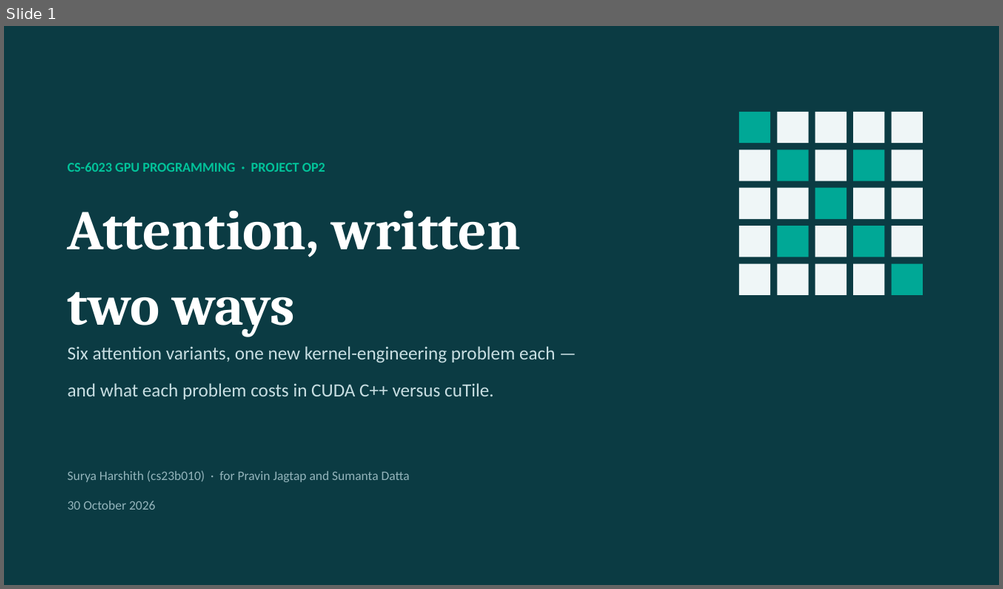
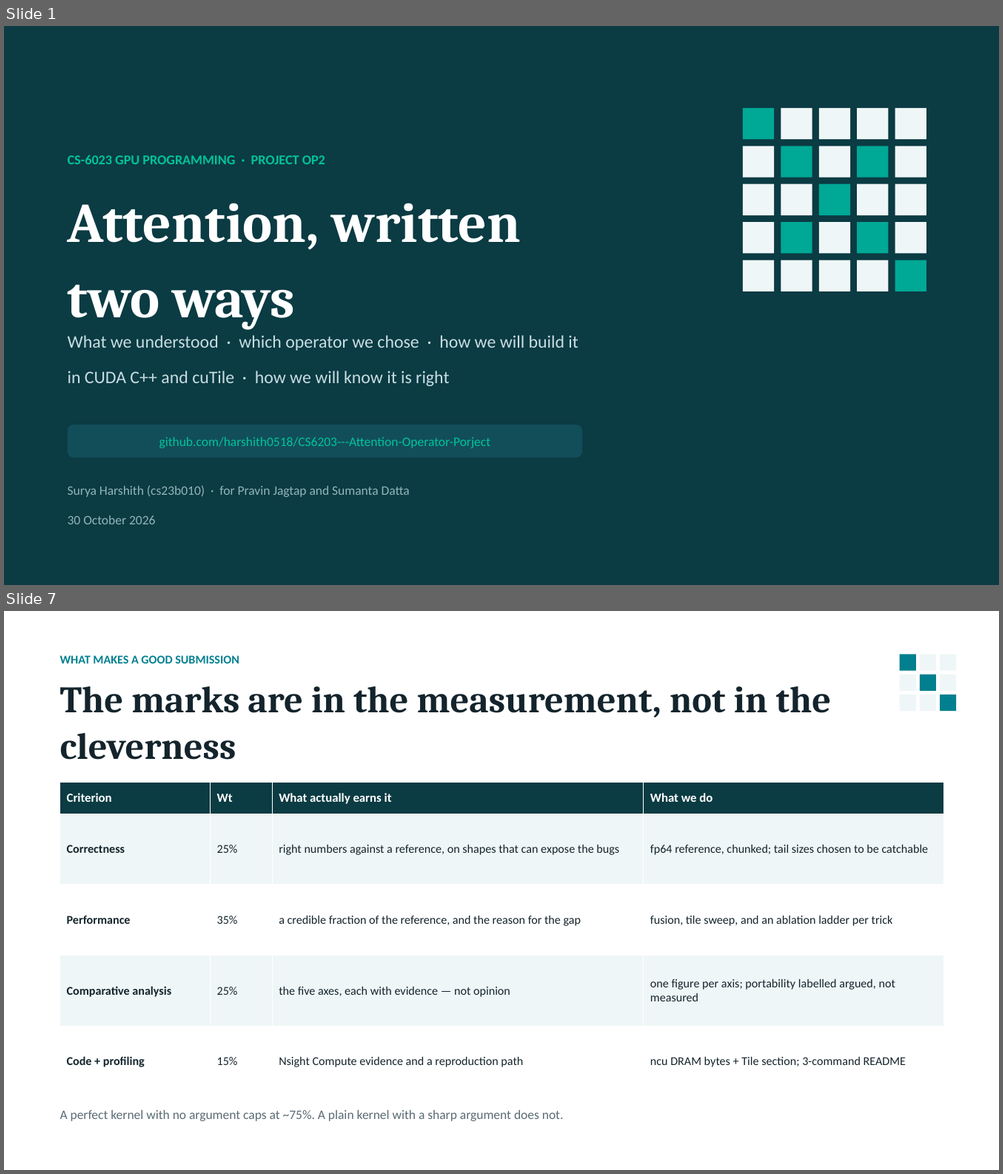
Before and after one commit to harshith0518/CS6203---Attention-Operator-Porject, a slide deck: docs/op2-attention-slides.pptx. Shown one above the other, each under a label of ours: slide 1 before the commit, slides 1 and 7 after it; the slides between them are not shown. The pictures are 1003x589 and 1003x1174 pixels, drawn with LibreOffice and Linux fonts; fonts in the diff are those of the drawing. Boxes give left, top, right and bottom in pixels: in the first picture for what was removed or moved away, otherwise in the second. Text is boxed around its words. In the diff, an @@ line names an element or a change of style, - is before the commit and + after.

```diff
--- a/docs/op2-attention-slides.pptx
+++ b/docs/op2-attention-slides.pptx
@@ slide 7 added at <box>4,611,999,1170</box>, background #FFFFFF @@
@@ rectangle added at <box>899,654,916,671</box>, fill #028090 @@
@@ rectangle added at <box>919,654,936,671</box>, fill #EFF6F7 @@
@@ rectangle added at <box>939,654,956,671</box>, fill #EFF6F7 @@
@@ text added at <box>60,655,239,664</box>, 11.5 pt, text #028090, bold @@
+WHAT MAKES A GOOD SUBMISSION
@@ rectangle added at <box>899,675,916,691</box>, fill #EFF6F7 @@
@@ rectangle added at <box>919,675,936,691</box>, fill #028090 @@
@@ rectangle added at <box>939,675,956,691</box>, fill #EFF6F7 @@
@@ text added at <box>60,686,831,760</box>, 36 pt, text #14242C, bold @@
+The marks are in the measurement, not in the cleverness
@@ rectangle added at <box>899,695,916,711</box>, fill #EFF6F7 @@
@@ rectangle added at <box>919,695,936,711</box>, fill #EFF6F7 @@
@@ rectangle added at <box>939,695,956,711</box>, fill #028090 @@
@@ table added at <box>60,783,944,1097</box>, 5 rows, 4 columns @@
+Criterion | Wt | What actually earns it | What we do
+Correctness | 25% | right numbers against a reference, on shapes that can expose the bugs | fp64 reference, chunked; tail sizes chosen to be catchable
+Performance | 35% | a credible fraction of the reference, and the reason for the gap | fusion, tile sweep, and an ablation ladder per trick
+Comparative analysis | 25% | the five axes, each with evidence — not opinion | one figure per axis; portability labelled argued, not measured
+Code + profiling | 15% | Nsight Compute evidence and a reproduction path | ncu DRAM bytes + Tile section; 3-command README
@@ text added at <box>60,1111,563,1122</box>, 12.5 pt, text #5A6B74 @@
+A perfect kernel with no argument caps at ~75%. A plain kernel with a sharp argument does not.
@@ slide 1 changed as well @@
@@ text "CS-6023 GPU PROGRAMMING · PROJECT ...": place and size @@
-text "CS-6023 GPU PROGRAMMING · PROJECT ..." at <box>68,162,325,172</box>
+text "CS-6023 GPU PROGRAMMING · PROJECT ..." at <box>68,155,325,164</box>
@@ text "Attention, written": place and size @@
-text "Attention, written" at <box>68,210,521,337</box>
+text "Attention, written" at <box>68,203,521,329</box>
@@ 25 rectangles: place and size @@
-25 rectangles at <box>739,112,922,295</box>
+25 rectangles at <box>743,108,926,292</box>
@@ text at <box>68,335,578,386</box>: text changed; size 18 to 17 pt @@
-Six attention variants, one new kernel-engineering problem each —
-and what each problem costs in CUDA C++ versus cuTile.
+What we understood · which operator we chose · how we will build it
+in CUDA C++ and cuTile · how we will know it is right
@@ rounded rectangle added at <box>68,425,582,458</box>, fill #124E59, 12.5 pt, text #02C39A @@
+github.com/harshith0518/CS6203---Attention-Operator-Porject
@@ text "Surya Harshith (cs23b010) · for ...": place and size @@
-text "Surya Harshith (cs23b010) · for ..." at <box>68,471,410,510</box>
+text "Surya Harshith (cs23b010) · for ..." at <box>68,486,410,525</box>
```
Also in this commit, not shown: 1 other slide changed, 7 other slides added, 10 slides removed, 1 other file.
